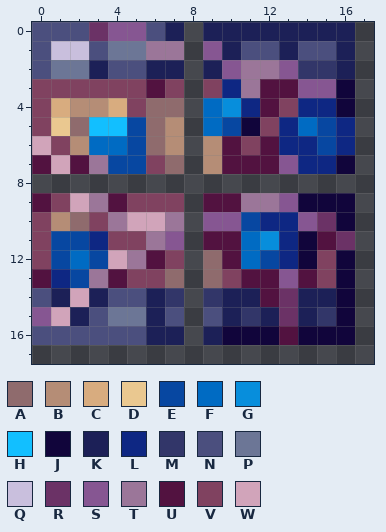
File history of a pixel-art sprite, Content/Fishing/MushroomCrate_Tile.png. The picture above was drawn from the file before the commit.
The file is 36x36 pixels, drawn in blocks of 2x2; one block is one cell here.
Palette (. is transparent): A #8f6b6d  B #b58d76  C #d8ac7f  D #eac890  E #0747a1  F #006bc3  G #078edc  H #12bfff  J #11053b  K #1c2057  L #0e2783  M #323669  N #4b4f7e  P #6c7696  Q #c9bfdd  R #6b3266  S #865692  T #9b7699  U #521240  V #804260  W #d1a4ba
Pixels before, first column x 0:
 0 NNNRSSNK.KKKKKKKK
 1 NQQNPPTT.SKNNKNNK
 2 NPPKNNKK.KSTTSMMK
 3 VVVVVVUV.VLTUUSSJ
 4 VCBBCVAA.FGLUVLLJ
 5 VDAHHEAB.FEJVLFEL
 6 WVBFFEAB.BUVULLEL
 7 UWUTEEVA.BUUUSLLJ
 8 .................
 9 UVWTUVVV.UUTTSJJJ
10 VBAVTWWT.SSELLSRJ
11 VEELVVTS.UUFGLJUR
12 VEFEWTUV.AUFELJVJ
13 ULETUVVA.AVUUSUVJ
14 NKWKNNKM.MKKURKKJ
15 SWKNPPKN.NKMKRKMJ
16 NNNNNNKK.KJJJUJJJ
New version:
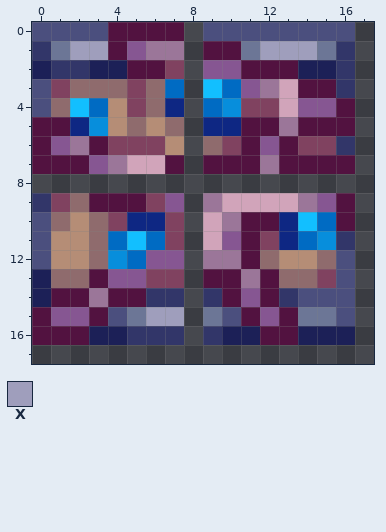
Colours new in this view: X #9f9ebc
The edit:
Changed rows in their new state; - is an unchanged pixel.
first column x 0:
 0 ---NUUUU-NNNNNNNN
 1 MPXXUS---UUPXXXPM
 2 KMM-KUUV-S-UUUKKM
 3 N-AAA-AF-HFSTWUUM
 4 NAHFB--L---VVWSSU
 5 UULGBABA-LLUUTUUU
 6 USTUVVV--AVUSUVVM
 7 -U-STWWU-U--TUUUU
 9 M-AU-U-S-TWWWWTSU
10 NABAVLLV-WTUU-HFU
11 NBBAFHFV-WSUV-FGM
12 NBBAGFSS-TTUABBAN
13 KAAUSS-V-UUT-AA-N
14 KUUTUUM---US-MNNN
15 USSUN-XX-PNUSUPPN
16 UUUKKMMM-MKKU-KKK
